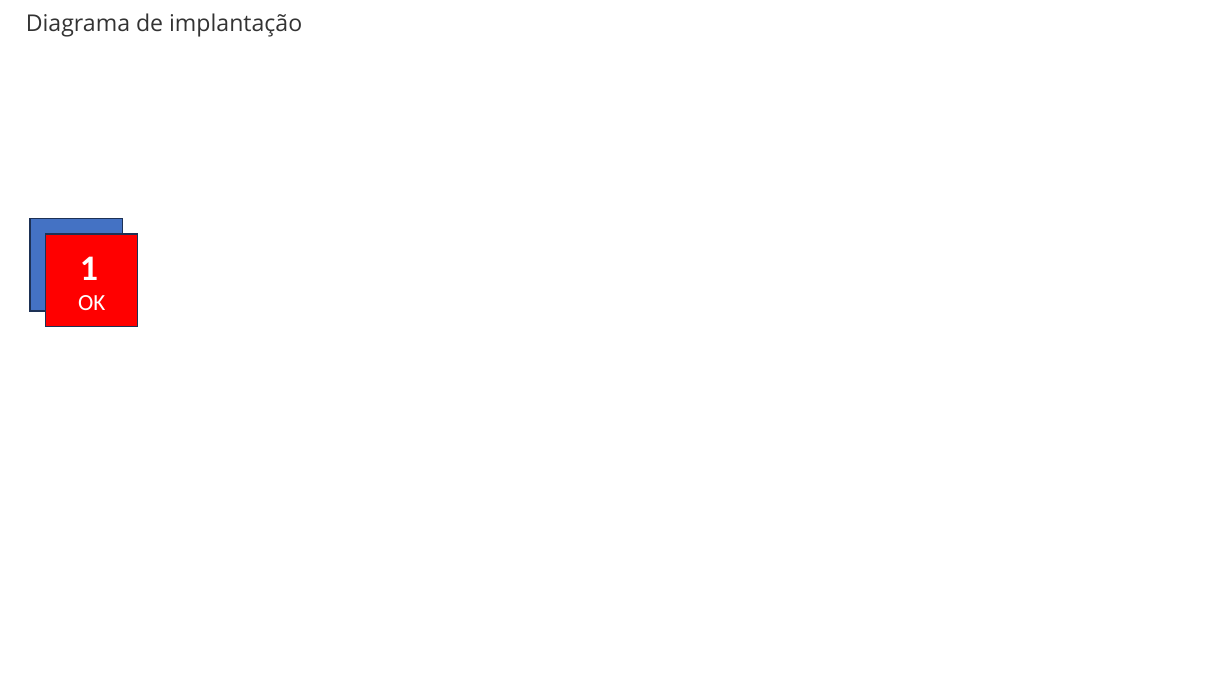
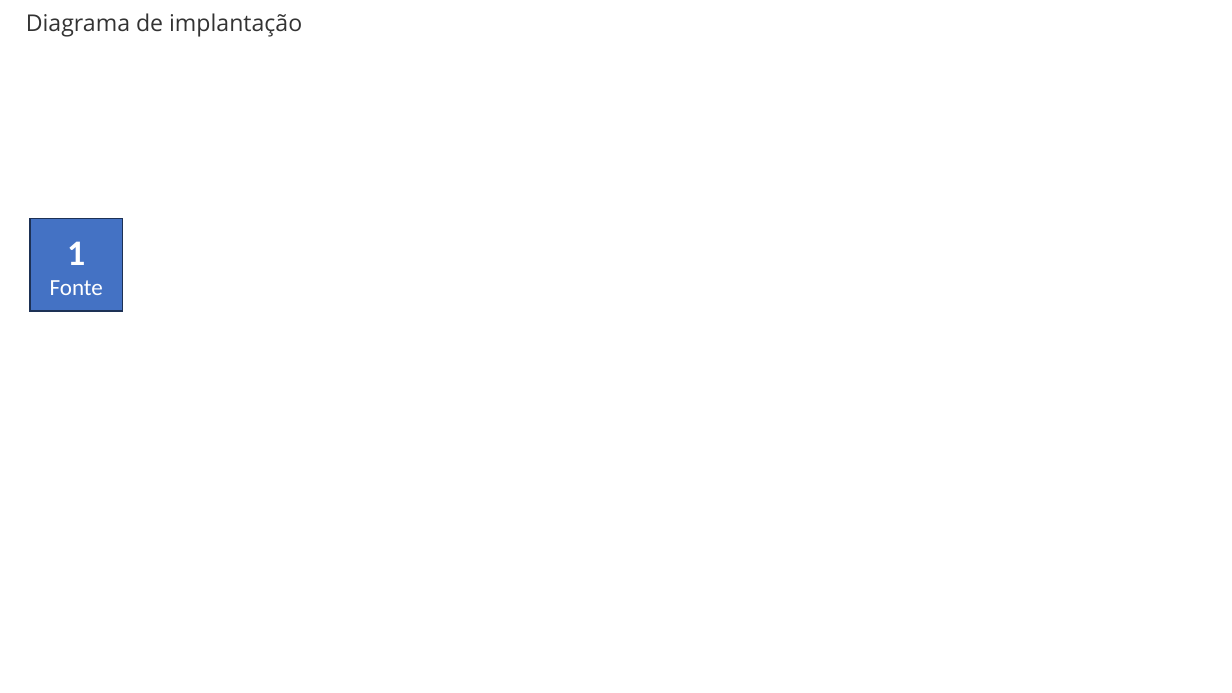
Before and after one commit to ChristyanMendonca/desafio-onechannel, a slide deck: slide 3 of Respostas_Desafio_Diagramas.pptx. Drawn at 1232x693 pixels with LibreOffice and Linux fonts; fonts in the diff are those of the drawing; background and template pictures are left out. Boxes give left, top, right and bottom in pixels: in the first picture for what was removed or moved away, otherwise in the second. Text is boxed around its words. In the diff, an @@ line names an element or a change of style, - is before the commit and + after.

```diff
--- a/Respostas_Desafio_Diagramas.pptx
+++ b/Respostas_Desafio_Diagramas.pptx
@@ rectangle removed at (x1=45, y1=234, x2=138, y2=326) @@
-1
-OK
```
Also in this commit, not shown: 1 other slide changed.
